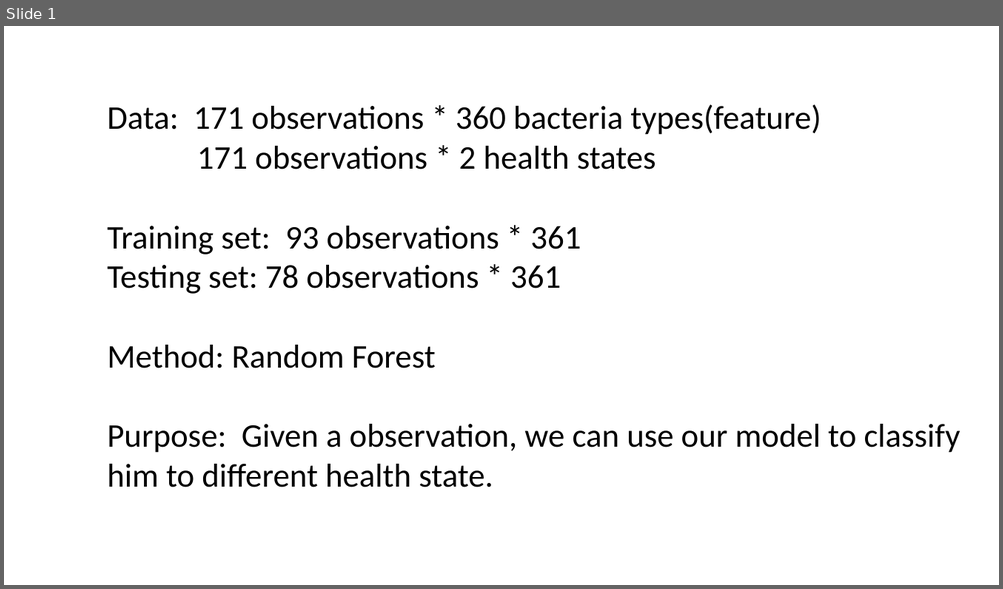
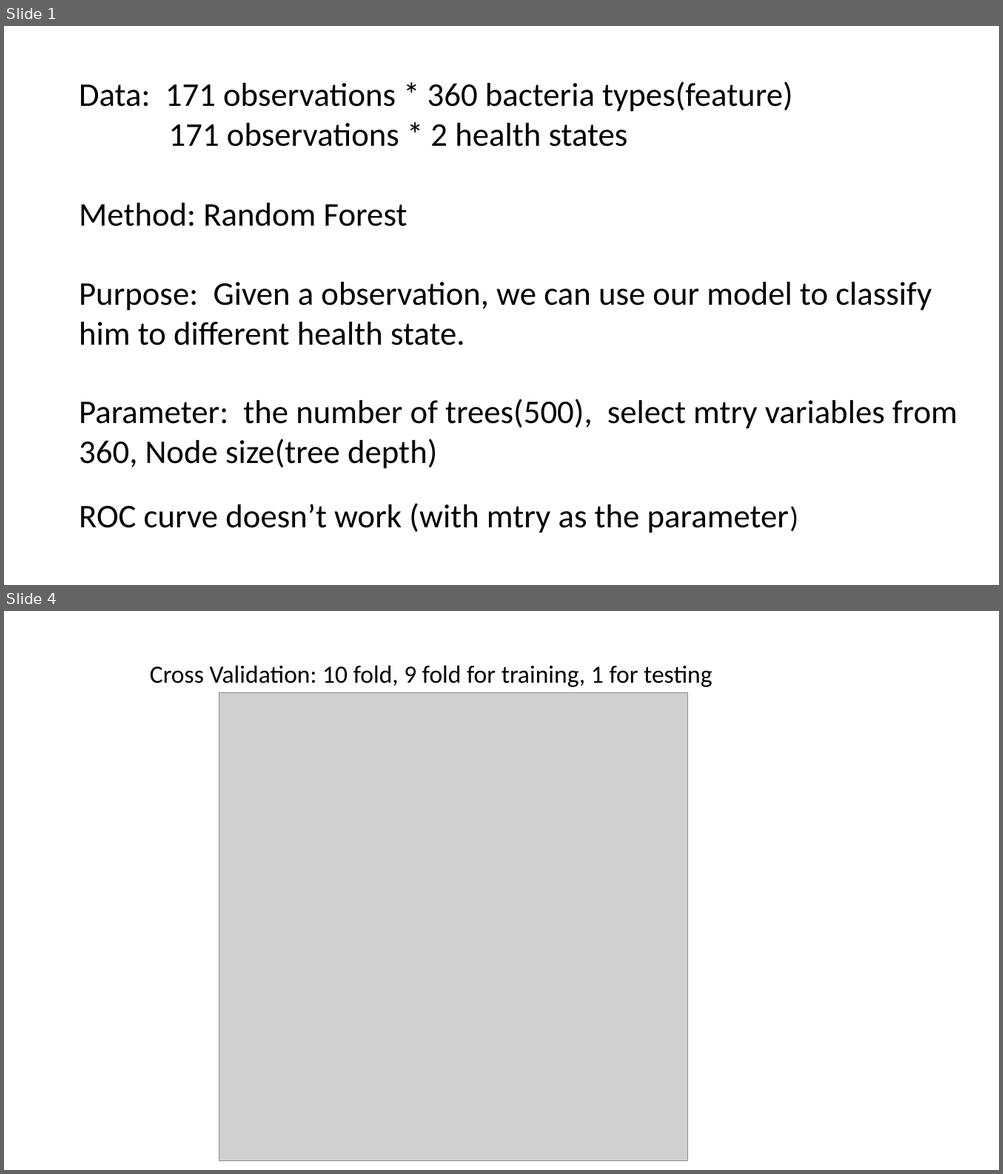
Before and after one commit to juyanmei/Digging-into-Metagenomic-Data, a slide deck: rf_Ningyu.pptx. Shown one above the other, each under a label of ours: slide 1 before the commit, slides 1 and 4 after it; the slides between them are not shown. The pictures are 1003x589 and 1003x1174 pixels, drawn with LibreOffice and Linux fonts; fonts in the diff are those of the drawing; grey boxes stand for pictures. Boxes give left, top, right and bottom in pixels: in the first picture for what was removed or moved away, otherwise in the second. Text is boxed around its words. In the diff, an @@ line names an element or a change of style, - is before the commit and + after.

```diff
--- a/rf_Ningyu.pptx
+++ b/rf_Ningyu.pptx
@@ slide 4 added at bbox=[4, 611, 999, 1170], background #FFFFFF @@
@@ text added at bbox=[150, 665, 712, 687], 24 pt, text #000000 @@
+Cross Validation: 10 fold, 9 fold for training, 1 for testing
@@ picture added at bbox=[219, 692, 688, 1161] @@
@@ slide 1 changed as well @@
@@ text "Data: 171 observations * 360 ...": place and size @@
-text "Data: 171 observations * 360 ..." at bbox=[107, 104, 960, 488]
+text "Data: 171 observations * 360 ..." at bbox=[79, 82, 931, 346]
@@ text at bbox=[107, 226, 580, 294]: paragraphs removed @@
-Training set: 93 observations * 361
-Testing set: 78 observations * 361
@@ text added at bbox=[79, 399, 957, 469], 32 pt, text #000000 @@
+Parameter: the number of trees(500), select mtry variables from
+360, Node size(tree depth)
@@ text added at bbox=[79, 503, 788, 534], 32 pt, text #000000 @@
+ROC curve doesn’t work (with mtry as the parameter)
```
Also in this commit, not shown: 5 other slides added, 1 slide removed, 12 other files.
